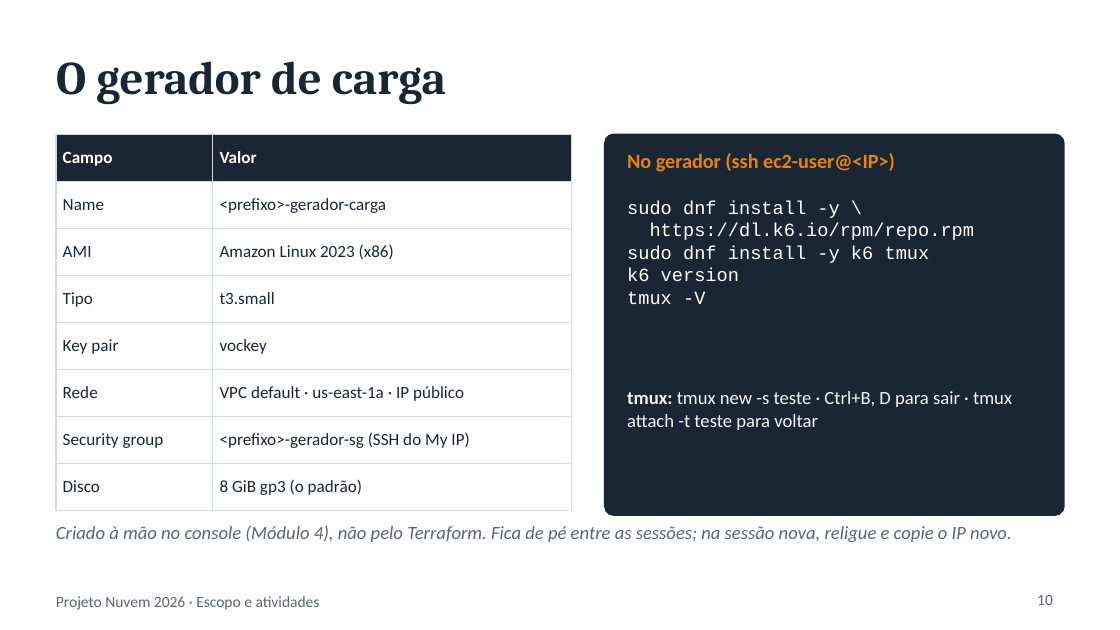
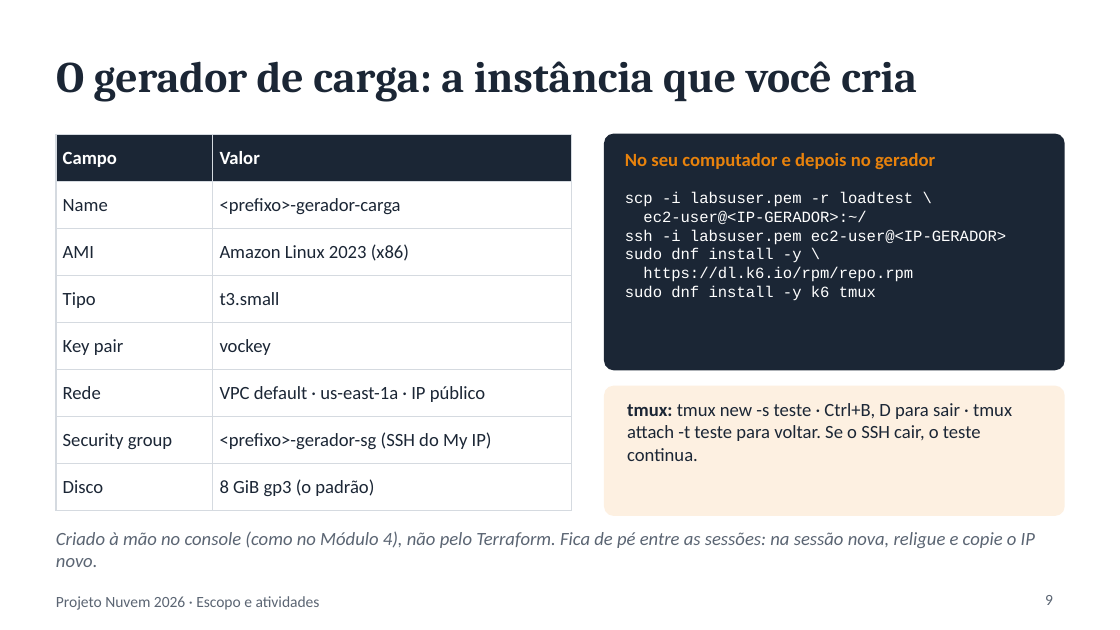
Before and after one commit to emadruga/projeto-aws-chatbot, a slide deck: slide 9 of docs/slides/ESCOPO_E_ATIVIDADES.pptx (slide 10 before the commit). Drawn at 1120x630 pixels with LibreOffice and Linux fonts; fonts in the diff are those of the drawing. Boxes give left, top, right and bottom in pixels: in the first picture for what was removed or moved away, otherwise in the second. Text is boxed around its words. In the diff, an @@ line names an element or a change of style, - is before the commit and + after.

```diff
--- a/docs/slides/ESCOPO_E_ATIVIDADES.pptx
+++ b/docs/slides/ESCOPO_E_ATIVIDADES.pptx
@@ title at (56, 61, 917, 102): text changed; size 30 to 28 pt @@
-O gerador de carga
+O gerador de carga: a instância que você cria
@@ table at (56, 134, 571, 511) @@
@@ size 11 to 12 pt @@
@@ rounded rectangle: place and size @@
-rounded rectangle at (605, 134, 1064, 515)
+rounded rectangle at (605, 134, 1064, 370)
@@ rounded rectangle at (605, 134, 1064, 370): proportions changed @@
@@ text at (625, 153, 935, 169): text changed; size 13 to 12 pt @@
-No gerador (ssh ec2-user@<IP>)
+No seu computador e depois no gerador
@@ text at (625, 192, 1006, 245): paragraphs added @@
+scp -i labsuser.pem -r loadtest \
+ec2-user@<IP-GERADOR>:~/
+ssh -i labsuser.pem ec2-user@<IP-GERADOR>
@@ text "scp -i labsuser.pem -r loadtest ...": place and size @@
-text "scp -i labsuser.pem -r loadtest ..." at (627, 201, 975, 304)
+text "scp -i labsuser.pem -r loadtest ..." at (625, 192, 1006, 301)
@@ text at (625, 248, 913, 301): size 12 to 10 pt in "sudo dnf install -y \", "https://dl.k6.io/rpm/repo.rpm", "sudo dnf install -y k6 tmux" @@
@@ text at (627, 268, 739, 304): paragraphs removed @@
-k6 version
-tmux -V
@@ rounded rectangle added at (605, 386, 1064, 515), fill #FDF0E1, outline #FDF0E1 1 pt @@
@@ text at (627, 403, 1012, 461): text changed; text colour #F3F5F7 to #1B2635 @@
-tmux: tmux new -s teste · Ctrl+B, D para sair · tmux attach -t teste para voltar
+tmux: tmux new -s teste · Ctrl+B, D para sair · tmux attach -t teste para voltar. Se o SSH cair, o teste continua.
@@ text at (56, 531, 1035, 567): text changed @@
-Criado à mão no console (Módulo 4), não pelo Terraform. Fica de pé entre as sessões; na sessão nova, religue e copie o IP novo.
+Criado à mão no console (como no Módulo 4), não pelo Terraform. Fica de pé entre as sessões: na sessão nova, religue e copie o IP novo.
@@ page number at (1045, 595, 1053, 605): text changed @@
-10
+9
```
Also in this commit, not shown: 10 other slides changed, 13 slides added, 8 slides removed, 5 other files.
